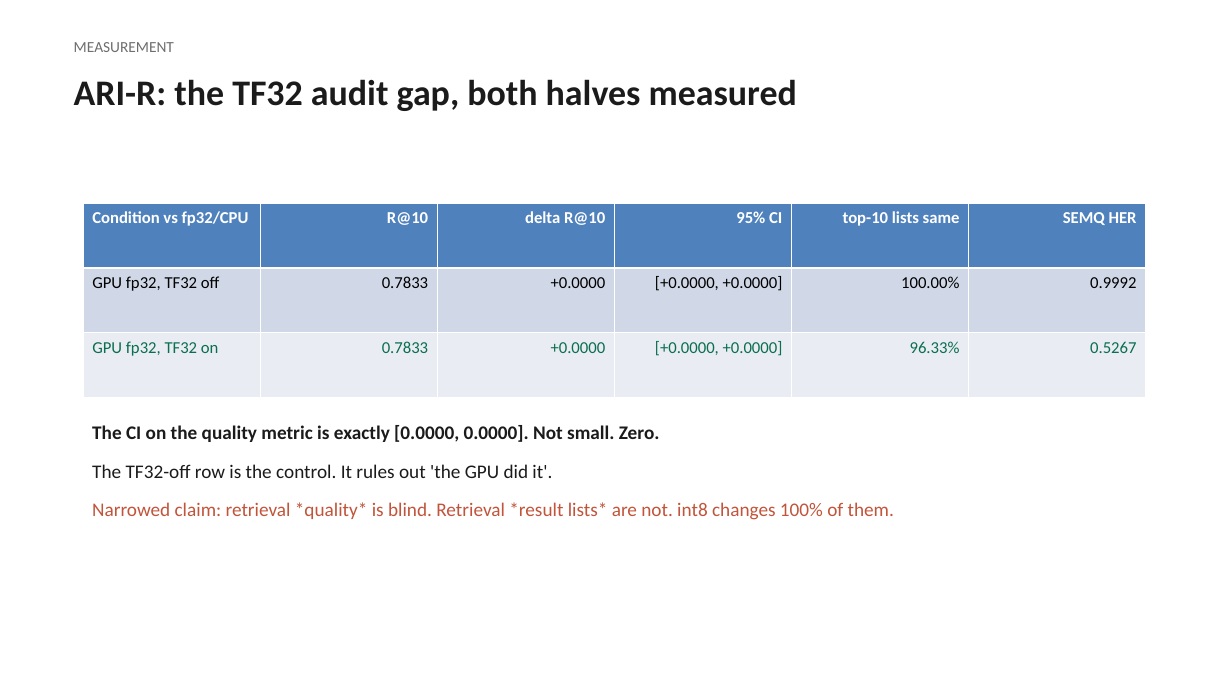
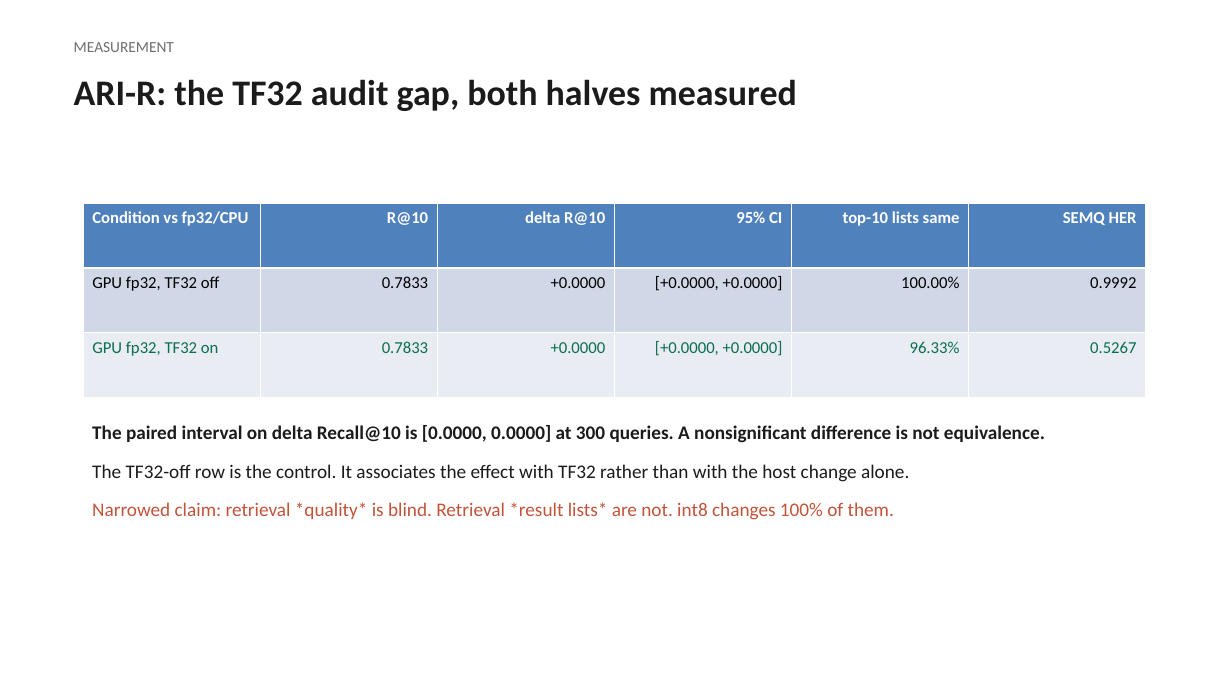
Before and after one commit to The-SEMQ-Group/semq-ari-benchmark, a slide deck: slide 5 of docs/deck/ari-technical.pptx (slide 4 before the commit). Drawn at 1232x693 pixels with LibreOffice and Linux fonts; fonts in the diff are those of the drawing. Boxes give left, top, right and bottom in pixels: in the first picture for what was removed or moved away, otherwise in the second. Text is boxed around its words. In the diff, an @@ line names an element or a change of style, - is before the commit and + after.

Commit message:
Release pass: retire superseded claims, add release checklist, manifest and claim index
Squashed onto main after two rebases left conflict markers in the
changelog history. Content as reviewed in PR #32: retired-claims sweep
of decks and docs, RELEASE.md checklist, release_manifest.py with a
committed manifest for this commit, CLAIM_TO_EVIDENCE.md, and a tracked
copy of the repository audit.

```diff
--- a/docs/deck/ari-technical.pptx
+++ b/docs/deck/ari-technical.pptx
@@ text at <box>92,425,1045,482</box>: text changed @@
-The CI on the quality metric is exactly [0.0000, 0.0000]. Not small. Zero.
-The TF32-off row is the control. It rules out 'the GPU did it'.
+The paired interval on delta Recall@10 is [0.0000, 0.0000] at 300 queries. A nonsignificant difference is not equivalence.
+The TF32-off row is the control. It associates the effect with TF32 rather than with the host change alone.
```
Also in this commit, not shown: 7 other slides changed, 1 slide added, 30 other files.
